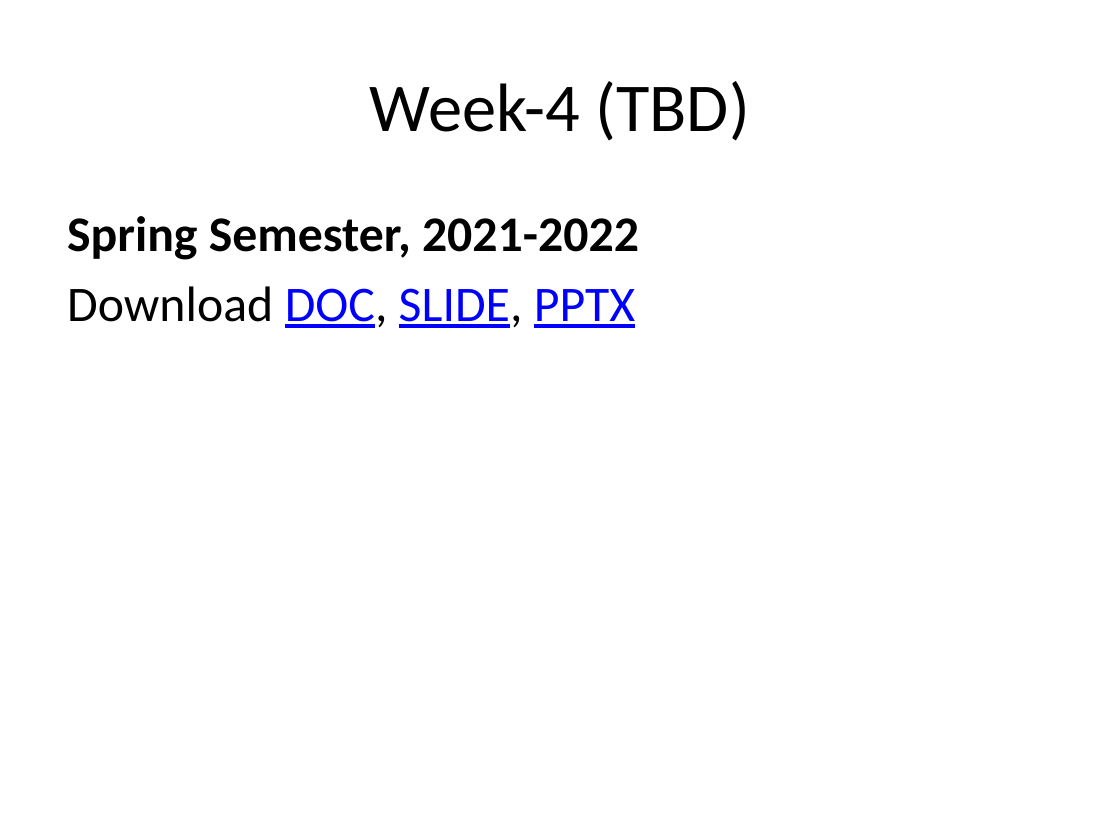
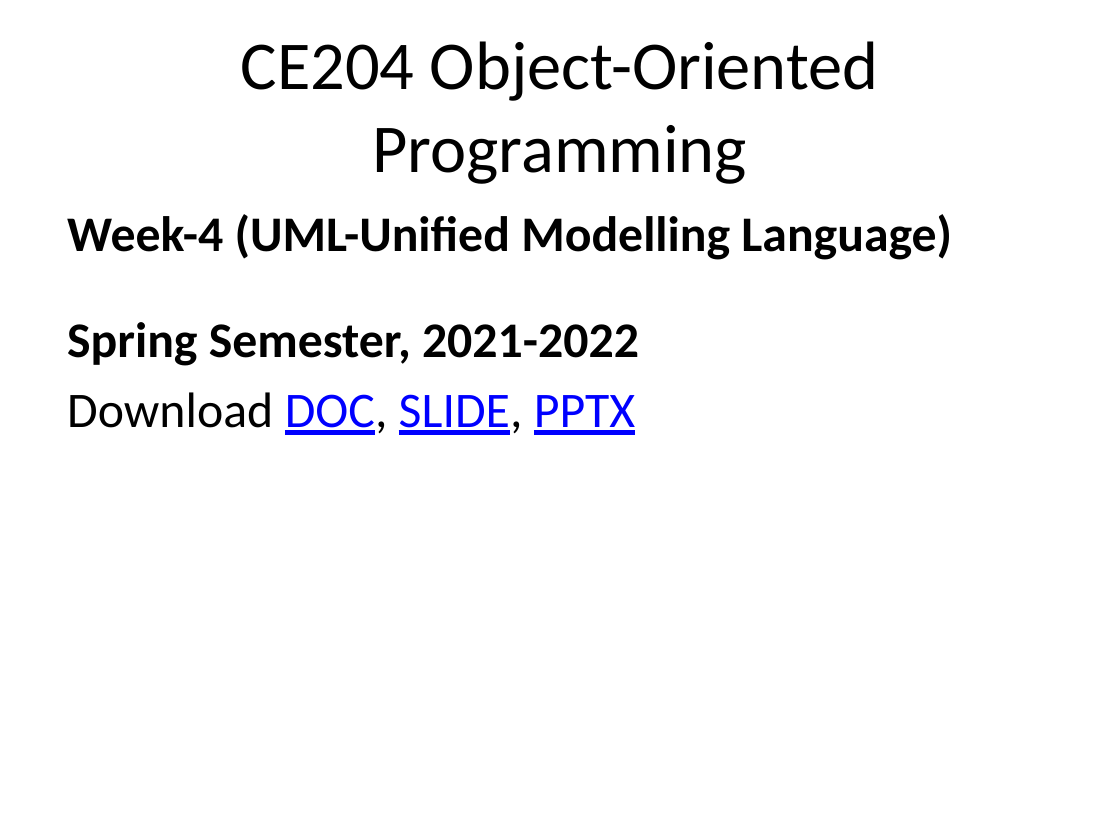
Before and after one commit to ucoruh/ce204-object-oriented-programming, a slide deck: slide 2 of docs/week-4/ce204-week-4.md_word.pptx (slide 3 before the commit). Drawn at 1120x840 pixels with LibreOffice and Linux fonts; fonts in the diff are those of the drawing. Boxes give left, top, right and bottom in pixels: in the first picture for what was removed or moved away, otherwise in the second. Text is boxed around its words. In the diff, an @@ line names an element or a change of style, - is before the commit and + after.

Commit message:
week-4 uml topic updated

```diff
--- a/docs/week-4/ce204-week-4.md_word.pptx
+++ b/docs/week-4/ce204-week-4.md_word.pptx
@@ title at (241,41,879,184): text changed @@
-Week-4 (TBD)
+CE204 Object-Oriented Programming
@@ text at (67,214,952,260): paragraph added @@
+Week-4 (UML-Unified Modelling Language)
```
Also in this commit, not shown: 1 other slide changed, 279 slides added, 4 slides removed, 57 other files.
